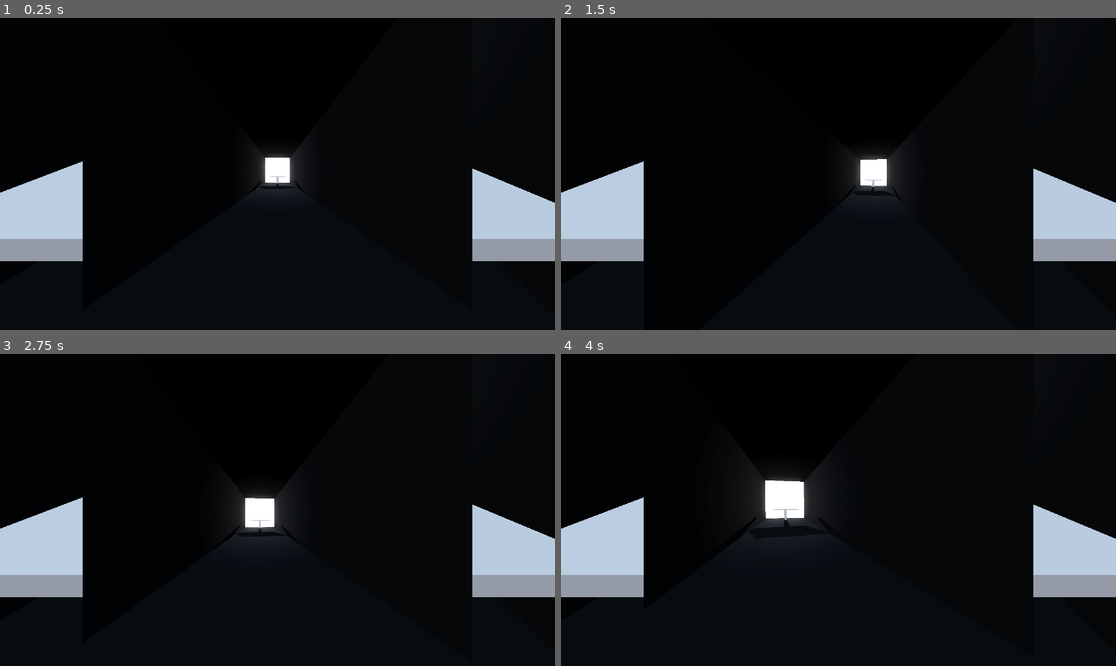
Above: before the commit, frames 1-4 (two rows, left to right).
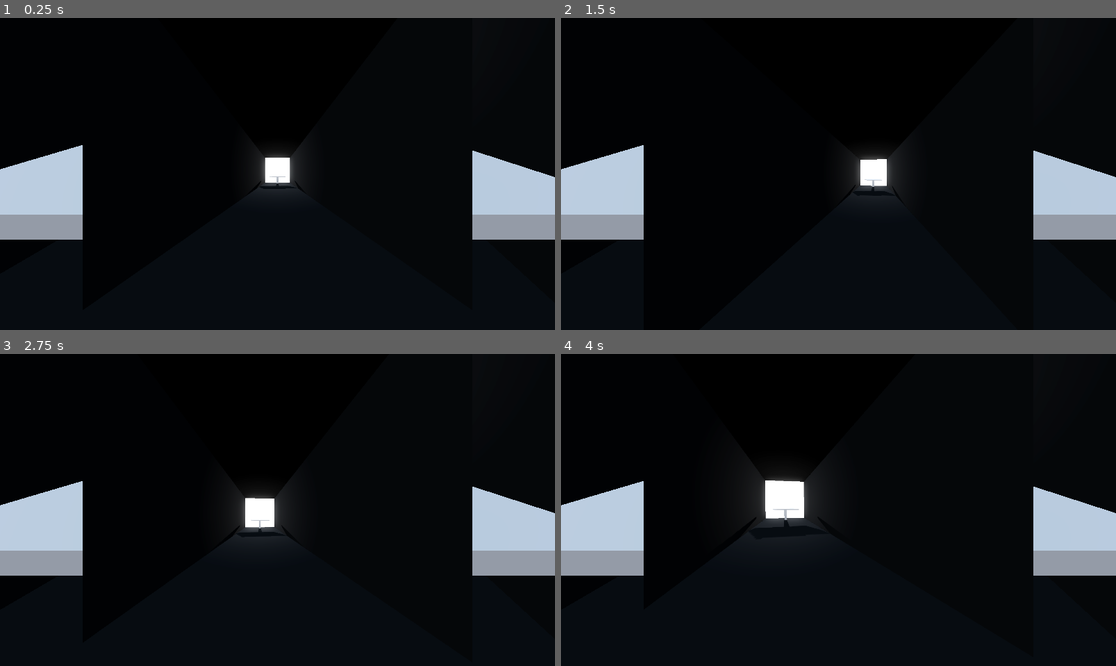
Above: after the commit, the same moments.

Repository: GriffinBaxter/No-Data-Provided
Game: Godot game, scene res://level.tscn
The game is run twice, just before and just after one commit, with the same random seed, the same clock (stepped at 60 frames per second) and the same inputs. The project has no main scene, so this scene is started directly.
Inputs (mouse positions are in pixels of both pictures, inside the frame that each line leads up to):
- Up to frame 1 (0.25 s): no input
- Up to frame 2 (1.5 s): tap Enter at 0.5 s; move the mouse to (866, 174) at 0.52 s; hold Shift (slow) 0.53-1.28 s; hold W (forward) from 0.53 s (still down); tap Space (jump) at 0.77 s; move the mouse to (810, 174) at 1.27 s; tap Shift (slow) at 1.35 s
- Up to frame 3 (2.75 s): keep holding W (forward); tap Space (jump) at 1.52 s; move the mouse to (288, 503) at 2.02 s; hold Shift (slow) from 2.03 s (still down)
- Up to frame 4 (4 s): keep holding W (forward); move the mouse to (832, 516) at 2.77 s; release Shift (slow) at 2.78 s; tap Shift (slow) at 2.85 s; tap Space (jump) at 3.02, 3.77 s; move the mouse to (877, 513) at 3.52 s; hold Shift (slow) from 3.53 s (still down)

The runs differ from the first frame. In frame 1, 6.4% of the frame differs, in the area x 0-100%, y 40-78%; in frame 2, 6.4%; in frame 3, 6.4%; in frame 4, 6.4%.

Commit message:
Add tween camera transition from player to split screen match

Diff:
--- a/Scripts/SMMTriggerArea3D.gd
+++ b/Scripts/SMMTriggerArea3D.gd
@@ -6,6 +6,7 @@
 
 @onready var player_camera = $"../../Control/AspectRatioContainer/SubViewportContainer/SubViewport/Player/Head/Camera3D"
 @onready var player_head = $"../../Control/AspectRatioContainer/SubViewportContainer/SubViewport/Player/Head"
+@onready var smm_camera = $".."
 
 var player_entered_area = false
 var cutscene_started = false
@@ -13,6 +14,13 @@
 func _process(_delta):
 	if (!cutscene_started and player_entered_area and is_within_offset_degrees(-25, 10, player_camera.rotation_degrees.x) and is_within_offset_degrees(11.6, 10, player_head.rotation_degrees.y)):
 		cutscene_started = true
+
+		var tween = get_tree().create_tween().set_parallel()
+		tween.tween_property(player_camera, "global_position", smm_camera.position, 0.5)
+		tween.tween_property(player_camera, "global_rotation", smm_camera.rotation, 0.5)
+
+		await get_tree().create_timer(0.5).timeout
+
 		sub_viewport_container.visible = false
 		smm_animation_player.play("cutscene_1")
 
--- a/level.tscn
+++ b/level.tscn
@@ -157,7 +157,7 @@
 fov = 80.0
 
 [node name="SMMCamera3D" type="Camera3D" parent="."]
-transform = Transform3D(0.979575, -0.0849791, 0.182238, 0, 0.906308, 0.422618, -0.201078, -0.413986, 0.887797, 0.4, 1.75, -32.836)
+transform = Transform3D(0.979575, -0.0849791, 0.182238, 0, 0.906308, 0.422618, -0.201078, -0.413986, 0.887797, 0.4, 1.65, -32.8364)
 fov = 80.0
 
 [node name="SMMTriggerArea3D" type="Area3D" parent="SMMCamera3D"]
